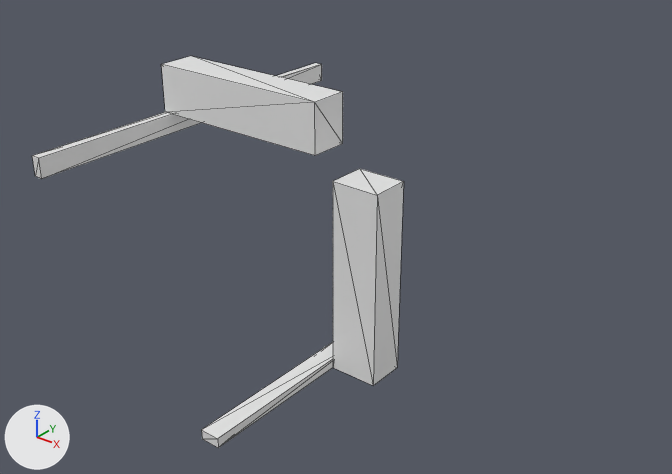
What one commit did to the OBJ model Data/bmc/tiles_structure/t_236.obj.
Before and after are seen from a camera (50 mm lens) standing at (1.272, -1.616, 0.804) and looking at (-0.005, -0.019, -0.187). The lights are fixed; the arrows at lower left show +X, +Y and +Z. Mesh edges are drawn as thin lines. Where no turn or scale is listed for an object, it has been applied to the vertices.

The older version as bpy lines, for what is in view:
```python
me_t_236 = bpy.data.meshes.new('t_236')
me_t_236.from_pydata(...)  # 31 vertices, 48 faces; spans x -0.5..0.175, y -0.5..0.5, z -0.5..0.175
ob_t_236 = bpy.data.objects.new('t_236', me_t_236)
ob_t_236.location = (0.0, 0.0, 0.0)
```
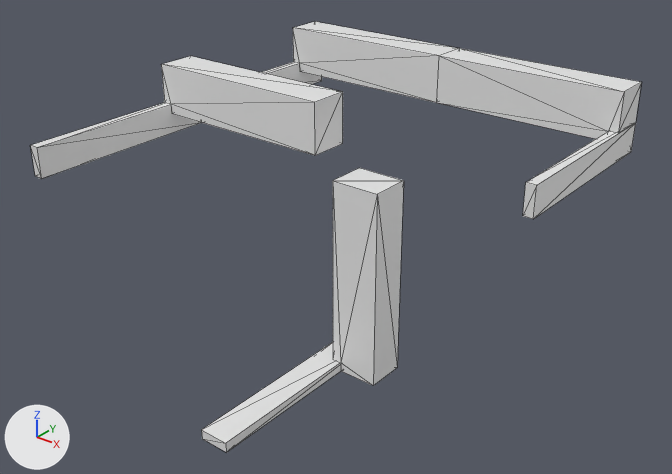
Where the change shows, as pixel boxes [x1, y1, x2, y2] in the pictures (672 x 474 px):
't_236', reshaped (64% wider, 10% taller)
    before: [32, 56, 404, 448]
    after: [31, 22, 641, 452]

Edits to the bpy script that builds the scene:
```text
Change me_t_236:
    used by ob_t_236; location = (0.0, 0.0, 0.0)
    remove me_t_236.from_pydata(...)  # 31 vertices, 48 faces; spans x -0.5..0.175, y -0.5..0.5, z -0.5..0.175
    add me_t_236.from_pydata(...)  # 64 vertices, 126 faces; spans x -0.5..0.5, y -0.5..0.5, z -0.5..0.175
    me_t_236 part 1
    13 vertices are removed from x -0.5..0.175, y -0.5..0.5, z -0.5..0.05
    46 faces are deleted
    30 vertices are added at x -0.5..0.5, y -0.5..0.5, z -0.5..0.175
    6 new vertices lie (0.0, -0.1, 0.0) away from vertices in x -0.5..0.05, y 0.0..0.5, z -0.475..0.075
    10 new vertices lie (0.0, 0.1, 0.0) away from vertices in x -0.5..0.5, y -0.1..0.4, z 0.002..0.175
    124 new faces join them
```
